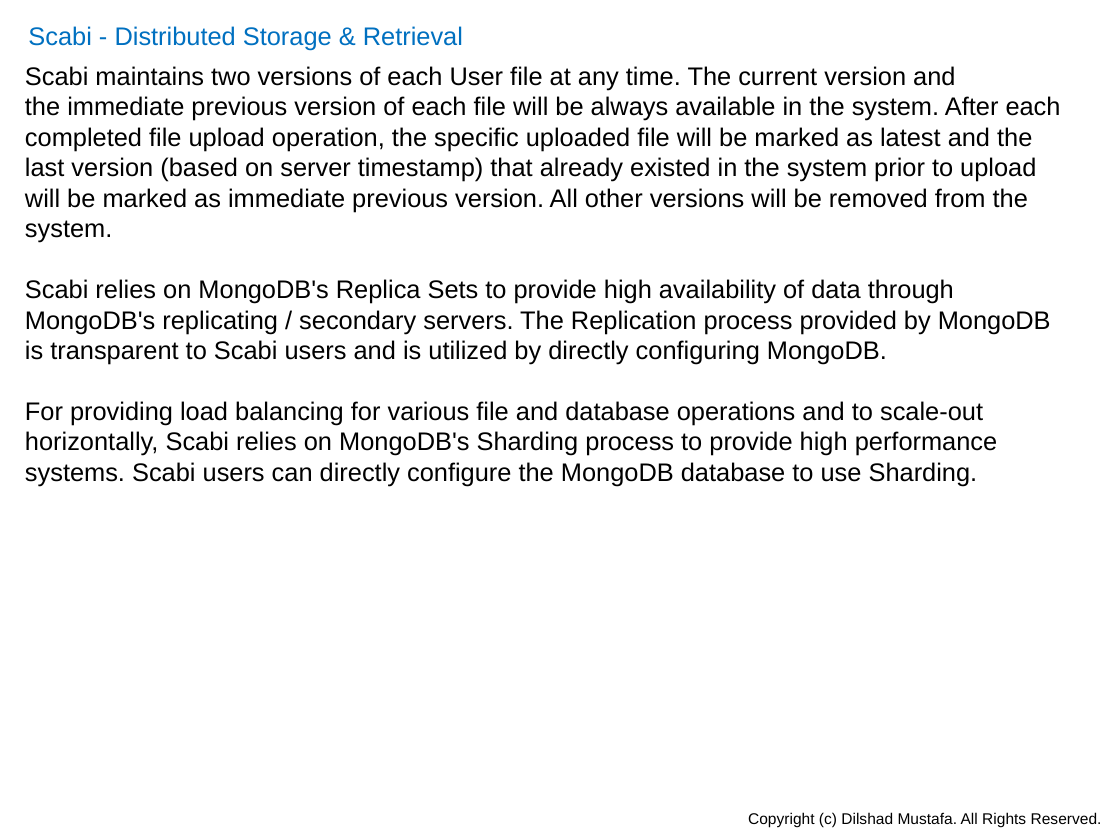
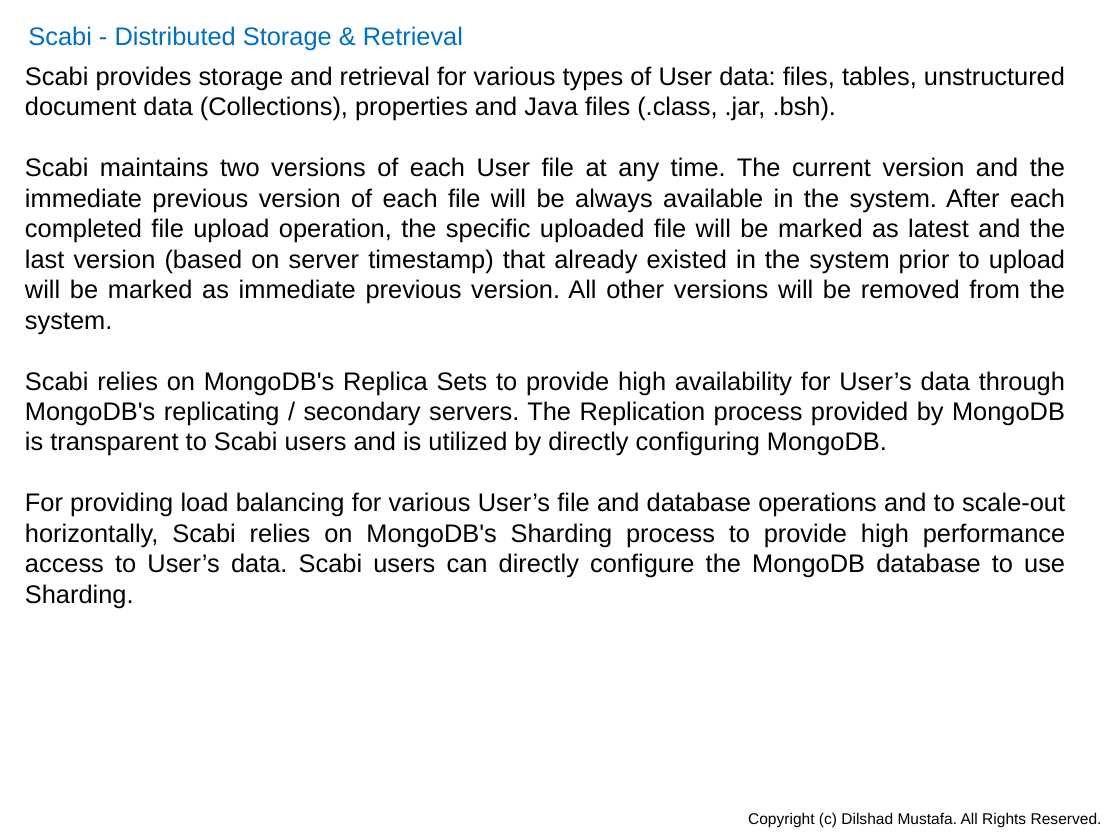
Before and after one commit to dilshadmustafa/scabi, a slide deck: slide 8 of Documentation/Scabi.pptx. Drawn at 1120x840 pixels with LibreOffice and Linux fonts; fonts in the diff are those of the drawing. Boxes give left, top, right and bottom in pixels: in the first picture for what was removed or moved away, otherwise in the second. Text is boxed around its words. In the diff, an @@ line names an element or a change of style, - is before the commit and + after.

Commit message:
updated

```diff
--- a/Documentation/Scabi.pptx
+++ b/Documentation/Scabi.pptx
@@ text at [25, 66, 1065, 608]: text changed @@
-Scabi maintains two versions of each User file at any time. The current version and
-the immediate previous version of each file will be always available in the system. After each
-completed file upload operation, the specific uploaded file will be marked as latest and the
-last version (based on server timestamp) that already existed in the system prior to upload
-will be marked as immediate previous version. All other versions will be removed from the
-system.
-Scabi relies on MongoDB's Replica Sets to provide high availability of data through
-MongoDB's replicating / secondary servers. The Replication process provided by MongoDB
-is transparent to Scabi users and is utilized by directly configuring MongoDB.
-For providing load balancing for various file and database operations and to scale-out
-horizontally, Scabi relies on MongoDB's Sharding process to provide high performance
-systems. Scabi users can directly configure the MongoDB database to use Sharding.
+Scabi provides storage and retrieval for various types of User data: files, tables, unstructured document data (Collections), properties and Java files (.class, .jar, .bsh).
+Scabi maintains two versions of each User file at any time. The current version and the immediate previous version of each file will be always available in the system. After each completed file upload operation, the specific uploaded file will be marked as latest and the last version (based on server timestamp) that already existed in the system prior to upload will be marked as immediate previous version. All other versions will be removed from the system.
+Scabi relies on MongoDB's Replica Sets to provide high availability for User’s data through MongoDB's replicating / secondary servers. The Replication process provided by MongoDB is transparent to Scabi users and is utilized by directly configuring MongoDB.
+For providing load balancing for various User’s file and database operations and to scale-out horizontally, Scabi relies on MongoDB's Sharding process to provide high performance access to User’s data. Scabi users can directly configure the MongoDB database to use Sharding.
```
Also in this commit, not shown: 36 other slides changed, 7 slides added.
